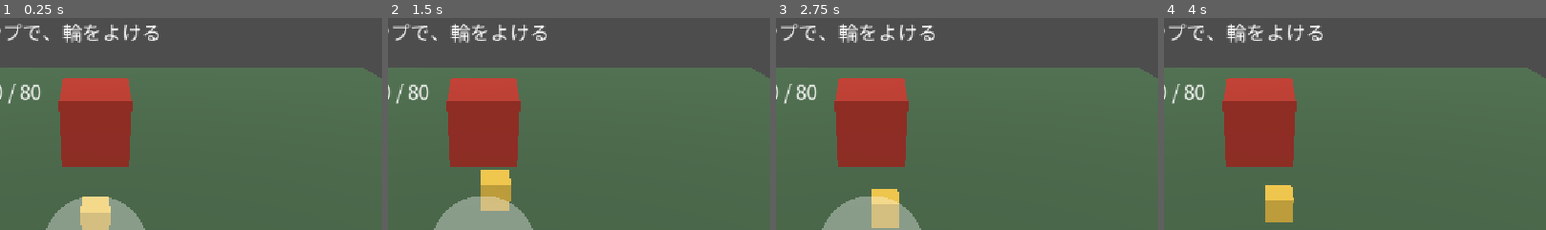
Above: before the commit, frames 1-4 (left to right).
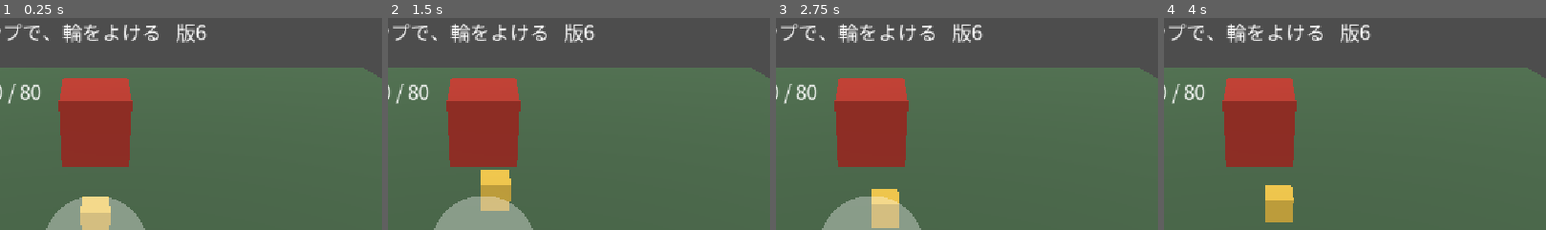
Above: after the commit, the same moments.

Repository: koyoy1016-gif/bigbusters-godot
Game: Godot game, scene res://scenes/prototype/stick_prototype.tscn
The game is run twice, just before and just after one commit, with the same random seed, the same clock (stepped at 60 frames per second) and the same inputs. This scene is started directly instead of the project's main scene.
Inputs (mouse positions are % of the whole screen's width and height, from its top left):
- Up to frame 1 (0.25 s): no input
- Up to frame 2 (1.5 s): tap Enter at 0.5 s; move the mouse to (45, 70) at 0.52 s; tap 1 at 0.6 s; click (45, 70) at 0.67 s; tap Space at 1.25 s; drag from (80, 65) to (45, 70) at 1.27 s
- Up to frame 3 (2.75 s): move the mouse to (20, 34) at 2.02 s; tap 1 at 2.1 s; click (20, 34) at 2.17 s
- Up to frame 4 (4 s): tap Enter at 2.75 s; drag from (55, 49) to (20, 34) at 2.77 s; tap Space at 3.5 s; move the mouse to (35, 24) at 3.52 s; tap 1 at 3.6 s; click (35, 24) at 3.67 s
The pictures show only the part of the screen within x 38-88%, y 0-50%; the shares and areas given below are measured in that part.

The runs differ from the first frame. In frame 1, 0.4% of the frame differs, in the area x 46-55%, y 2-12%; in frame 2, 0.4%; in frame 3, 0.4%; in frame 4, 0.4%.

Commit message:
試作（6つ目）：ボスの攻撃を2種類に（輪＋突進）、画面に版番号を表示
Co-Authored-By: Claude Sonnet 5.5 <noreply@anthropic.com>
Claude-Session: https://claude.ai/code/session_01U5QjkxQPQVJ9bA9eQTVgJt

Diff:
--- a/data/prototype_stick.json
+++ b/data/prototype_stick.json
@@ -141,5 +141,22 @@
       "name": "とぶ"
     }
   },
-  "role_label": "やく"
+  "role_label": "やく",
+  "attack_cycle": [
+    "slam",
+    "charge"
+  ],
+  "charge_half_width": 1.5,
+  "charge_length": 18.0,
+  "charge_power": 30.0,
+  "charge_lanes": [
+    -6.0,
+    0.0,
+    6.0,
+    -3.0,
+    3.0
+  ],
+  "charge_color": "#ff9a20",
+  "build_label": "版",
+  "build_id": "6"
 }
--- a/scripts/combat/boss_pattern.gd
+++ b/scripts/combat/boss_pattern.gd
@@ -19,3 +19,22 @@
 	if remaining > telegraph:
 		return -1.0
 	return clampf(1.0 - remaining / telegraph, 0.0, 1.0)
+
+
+## n 回目の一撃の種類（cycle を順番に繰り返す）。n は 1 から
+static func attack_kind(n: int, cycle: Array) -> String:
+	if cycle.is_empty() or n < 1:
+		return ""
+	return str(cycle[(n - 1) % cycle.size()])
+
+
+## n 回目の突進の、通り道の中心の x（lanes を順番に使う。時刻だけで決まるので、全員の画面で同じ）
+static func lane_x(n: int, lanes: Array) -> float:
+	if lanes.is_empty() or n < 1:
+		return 0.0
+	return float(lanes[(n - 1) % lanes.size()])
+
+
+## 突進の通り道（帯）の中にいるか。x が中心から half_width 以内で、z が from_z〜to_z の間
+static func in_lane(x: float, z: float, center_x: float, half_width: float, from_z: float, to_z: float) -> bool:
+	return absf(x - center_x) <= half_width and z >= from_z and z <= to_z
--- a/scripts/prototype/stick_prototype.gd
+++ b/scripts/prototype/stick_prototype.gd
@@ -25,6 +25,8 @@
 var boss_material: StandardMaterial3D
 var slam_ring: MeshInstance3D
 var slam_material: StandardMaterial3D
+var charge_strip: MeshInstance3D
+var charge_material: StandardMaterial3D
 var overlay: Control
 var font: Font
 var stick_vec := Vector2.ZERO
@@ -175,6 +177,19 @@
 	slam_ring.visible = false
 	add_child(slam_ring)
 
+	# 突進の予告の帯（ボスから手前へ伸びる、床の上の薄い板）
+	charge_strip = MeshInstance3D.new()
+	charge_strip.name = "ChargeStrip"
+	var strip := BoxMesh.new()
+	strip.size = Vector3(float(config["charge_half_width"]) * 2.0, 0.04, float(config["charge_length"]))
+	charge_material = StandardMaterial3D.new()
+	charge_material.transparency = BaseMaterial3D.TRANSPARENCY_ALPHA
+	charge_material.albedo_color = Color(str(config["charge_color"]))
+	strip.material = charge_material
+	charge_strip.mesh = strip
+	charge_strip.visible = false
+	add_child(charge_strip)
+
 	var camera := Camera3D.new()
 	camera.name = "Camera"
 	camera.fov = float(config["camera_fov"])
@@ -361,6 +376,7 @@
 	player_hit_flash = maxf(0.0, player_hit_flash - delta)
 	if not round_active():
 		slam_ring.visible = false
+		charge_strip.visible = false
 		return
 	var t := (server_now_ms() - round_start_ms) / 1000.0
 	var first := float(config["slam_first_delay_sec"])
@@ -368,23 +384,43 @@
 	var index := Pattern.strike_index(t, first, interval)
 	while last_strike < index and round_active():
 		last_strike += 1
-		_resolve_strike()
+		_resolve_strike(last_strike)
 	var progress := Pattern.telegraph_progress(t, first, interval, float(config["slam_telegraph_sec"]))
-	slam_ring.visible = progress >= 0.0 and round_active()
+	var upcoming := Pattern.attack_kind(index + 1, config["attack_cycle"])
+	var alpha := lerpf(float(config["slam_min_alpha"]), float(config["slam_max_alpha"]), maxf(progress, 0.0))
+	slam_ring.visible = progress >= 0.0 and round_active() and upcoming == "slam"
+	charge_strip.visible = progress >= 0.0 and round_active() and upcoming == "charge"
 	if slam_ring.visible:
 		var base := Color(str(config["slam_color"]))
-		slam_material.albedo_color = Color(base.r, base.g, base.b, lerpf(float(config["slam_min_alpha"]), float(config["slam_max_alpha"]), progress))
-
-
-## 一撃が当たった。輪の中にいて、地面にいれば（ジャンプでよけていなければ）ダメージを受ける
-func _resolve_strike() -> void:
+		slam_material.albedo_color = Color(base.r, base.g, base.b, alpha)
+	if charge_strip.visible:
+		var lane := Pattern.lane_x(index + 1, config["charge_lanes"])
+		charge_strip.position = Vector3(lane, 0.03, boss.position.z + float(config["charge_length"]) * 0.5)
+		var cb := Color(str(config["charge_color"]))
+		charge_material.albedo_color = Color(cb.r, cb.g, cb.b, alpha)
+
+
+## n 回目の一撃が当たった。輪（slam）か、突進の帯（charge）の中にいて、地面にいれば（ジャンプでよけていなければ）ダメージを受ける
+func _resolve_strike(n: int) -> void:
 	if downed:
 		return
 	var airborne := player.position.y > ground_y + float(config["dodge_height"])
-	if airborne or not Damage.in_reach(player.position, boss.position, float(config["slam_radius"])):
+	if airborne:
 		return
+	var kind := Pattern.attack_kind(n, config["attack_cycle"])
+	var power := 0.0
+	if kind == "charge":
+		var lane := Pattern.lane_x(n, config["charge_lanes"])
+		var from_z := boss.position.z
+		if not Pattern.in_lane(player.position.x, player.position.z, lane, float(config["charge_half_width"]), from_z, from_z + float(config["charge_length"])):
+			return
+		power = float(config["charge_power"])
+	else:
+		if not Damage.in_reach(player.position, boss.position, float(config["slam_radius"])):
+			return
+		power = float(config["slam_power"])
 	player_hit_flash = float(config["hit_flash_sec"])
-	_set_my_hp(Damage.apply_damage(my_hp, Damage.damage_amount(float(config["slam_power"]), float(config["slam_multiplier"]))))
+	_set_my_hp(Damage.apply_damage(my_hp, Damage.damage_amount(power, float(config["slam_multiplier"]))))
 
 
 func _set_my_hp(value: float) -> void:
@@ -547,7 +583,7 @@
 	overlay.draw_circle(ac, br, Color(str(config["button_color"])))
 	_draw_centered(ac, str(config["attack_label"]), button_text)
 
-	overlay.draw_string(font, Vector2(16, fs * 1.4), str(config["hint"]), HORIZONTAL_ALIGNMENT_LEFT, -1, fs, text_color)
+	overlay.draw_string(font, Vector2(16, fs * 1.4), str(config["hint"]) + "   " + str(config["build_label"]) + str(config["build_id"]), HORIZONTAL_ALIGNMENT_LEFT, -1, fs, text_color)
 	var hp_text := str(config["boss_hp_label"]) + "  " + str(ceili(boss_hp)) + " / " + str(int(config["boss_hp"]))
 	overlay.draw_string(font, Vector2(16, fs * 2.9), hp_text, HORIZONTAL_ALIGNMENT_LEFT, -1, fs, text_color)
 	var my_text := str(config["role_label"]) + "：" + str(role().get("name", "")) + "  " + str(config["player_hp_label"]) + "  " + str(ceili(my_hp)) + " / " + str(int(role_value("hp")))
--- a/tests/test_boss_sync.gd
+++ b/tests/test_boss_sync.gd
@@ -56,6 +56,17 @@
 	check(is_equal_approx(Pattern.telegraph_progress(6.4, 3.0, 4.0, 1.2), 0.5), "2回目の予告の途中も 0.5")
 	check(Pattern.telegraph_progress(-1.0, 3.0, 4.0, 1.2) == -1.0, "時刻がマイナスなら -1")
 
+	# 攻撃の種類と、突進の通り道
+	var cyc := ["slam", "charge"]
+	check(Pattern.attack_kind(1, cyc) == "slam" and Pattern.attack_kind(2, cyc) == "charge" and Pattern.attack_kind(3, cyc) == "slam", "一撃の種類は、輪→突進→輪…の順")
+	check(Pattern.attack_kind(0, cyc) == "" and Pattern.attack_kind(1, []) == "", "0回目・種類なしは空")
+	var lanes := [-6.0, 0.0, 6.0]
+	check(Pattern.lane_x(1, lanes) == -6.0 and Pattern.lane_x(3, lanes) == 6.0 and Pattern.lane_x(4, lanes) == -6.0, "突進の通り道は、順番に繰り返す")
+	check(Pattern.lane_x(0, lanes) == 0.0 and Pattern.lane_x(2, []) == 0.0, "0回目・通り道なしは 0")
+	check(Pattern.in_lane(0.5, 0.0, 0.0, 1.5, -6.0, 12.0), "通り道の中")
+	check(not Pattern.in_lane(2.0, 0.0, 0.0, 1.5, -6.0, 12.0), "横にずれていれば、外")
+	check(not Pattern.in_lane(0.0, 13.0, 0.0, 1.5, -6.0, 12.0) and not Pattern.in_lane(0.0, -7.0, 0.0, 1.5, -6.0, 12.0), "奥・手前に外れていれば、外")
+
 	# ボスの体力
 	check(is_equal_approx(BossSync.boss_hp(100.0, 30.0, 25.0), 45.0), "体力 = 最大 − 自分 − ほかの人")
 	check(BossSync.boss_hp(100.0, 80.0, 40.0) == 0.0, "体力は0より小さくならない")
--- a/tests/test_stick_prototype.gd
+++ b/tests/test_stick_prototype.gd
@@ -4,6 +4,7 @@
 
 const StickMath := preload("res://scripts/prototype/stick_math.gd")
 const Damage := preload("res://scripts/combat/damage.gd")
+const Pattern := preload("res://scripts/combat/boss_pattern.gd")
 const Proto := preload("res://scripts/prototype/stick_prototype.gd")
 const SCENE := "res://scenes/prototype/stick_prototype.tscn"
 const SCREEN := Vector2(1280, 720)
@@ -99,7 +100,7 @@
 		check(float(d["stick_zone_max_x_frac"]) <= float(d["button_zone_min_x_frac"]), "スティックとボタンの領域が重ならない")
 		var font := load(str(d["ui_font_path"])) as Font
 		check(font != null, "日本語のフォントが読める")
-		var text := str(d["hint"]) + str(d["button_label"]) + str( …(409 unchanged characters)… d["room_you"]) + str(d["role_label"]) + _role_names(d) + "0123456789/：（）"
+		var text := str(d["hint"]) + str(d["button_label"]) + str( …(409 unchanged characters)… d["room_you"]) + str(d["role_label"]) + str(d["build_label"]) + str(d["build_id"]) + _role_names(d) + "0123456789/：（）"
 		var missing := ""
 		for ch in text:
 			if ch != " " and font != null and not font.has_char(ch.unicode_at(0)):
@@ -198,6 +199,28 @@
 		now[0] = t0 + first_ms + interval_ms * 2.0 + 10.0
 		s2.combat_update(0.016)
 		check(s2.my_hp == hp_before, "輪の外にいれば、一撃を受けない")
+		# 2回目は突進：通り道（帯）の中にいると当たり、横にずれるか跳べばよけられる
+		var lane2: float = Pattern.lane_x(2, cfg2["charge_lanes"])
+		var charge_t: float = t0 + first_ms + interval_ms - float(cfg2["slam_telegraph_sec"]) * 500.0
+		s2.last_strike = 1
+		s2.my_hp = hp_full
+		s2.player.position = Vector3(lane2, s2.ground_y, 2.0)
+		now[0] = charge_t
+		s2.combat_update(0.016)
+		check(s2.charge_strip.visible and not s2.slam_ring.visible, "突進の予告の最中は、帯が見える（輪は見えない）")
+		check(is_equal_approx(s2.charge_strip.position.x, lane2), "帯は、突進の通り道の位置にある")
+		s2.last_strike = 2
+		s2.my_hp = hp_full
+		s2.player.position = Vector3(lane2, s2.ground_y, 2.0)
+		s2._resolve_strike(2)
+		check(is_equal_approx(s2.my_hp, hp_full - float(cfg2["charge_power"])), "突進の通り道の中にいると、突進を受ける")
+		s2.my_hp = hp_full
+		s2.player.position = Vector3(lane2 + float(cfg2["charge_half_width"]) + 1.0, s2.ground_y, 2.0)
+		s2._resolve_strike(2)
+		check(s2.my_hp == hp_full, "横にずれれば、突進をよけられる")
+		s2.player.position = Vector3(lane2, s2.ground_y + 1.5, 2.0)
+		s2._resolve_strike(2)
+		check(s2.my_hp == hp_full, "跳んでいれば、突進をよけられる")
 		s2.player.position = Vector3(0.0, s2.ground_y, float(cfg2["boss_position"][1]) + 2.0)
 		var guard := 0
 		while not s2.downed and guard < 20:
Not shown, changed: NOTES.md
